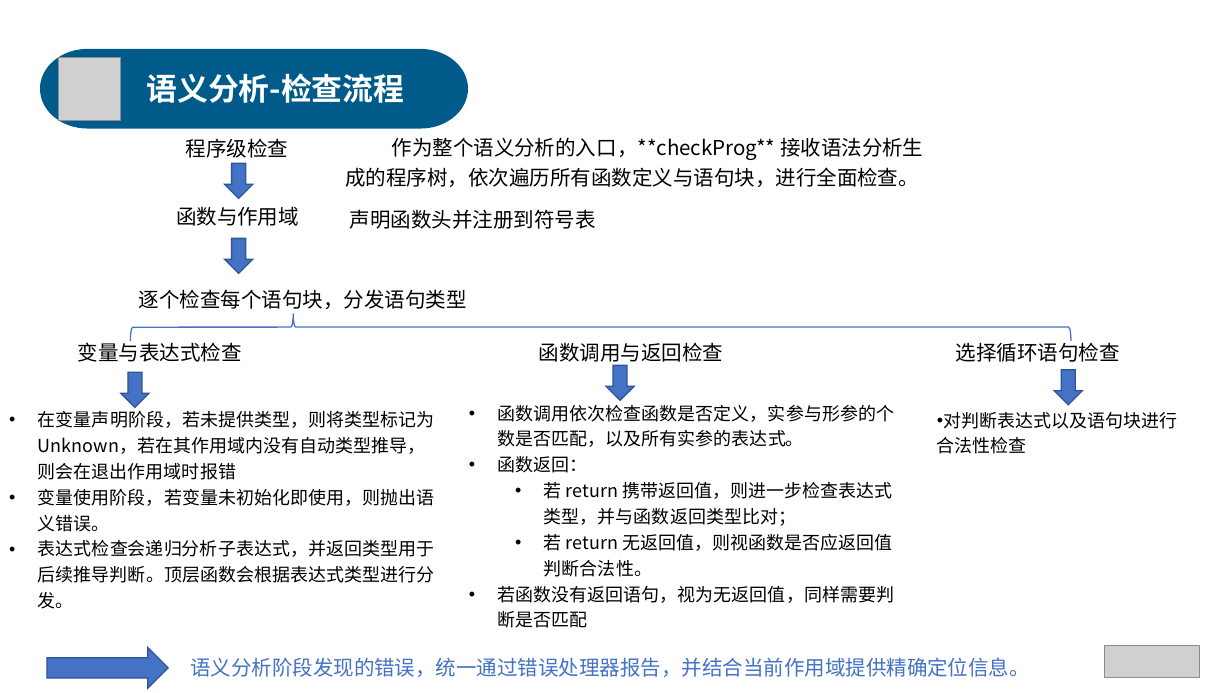
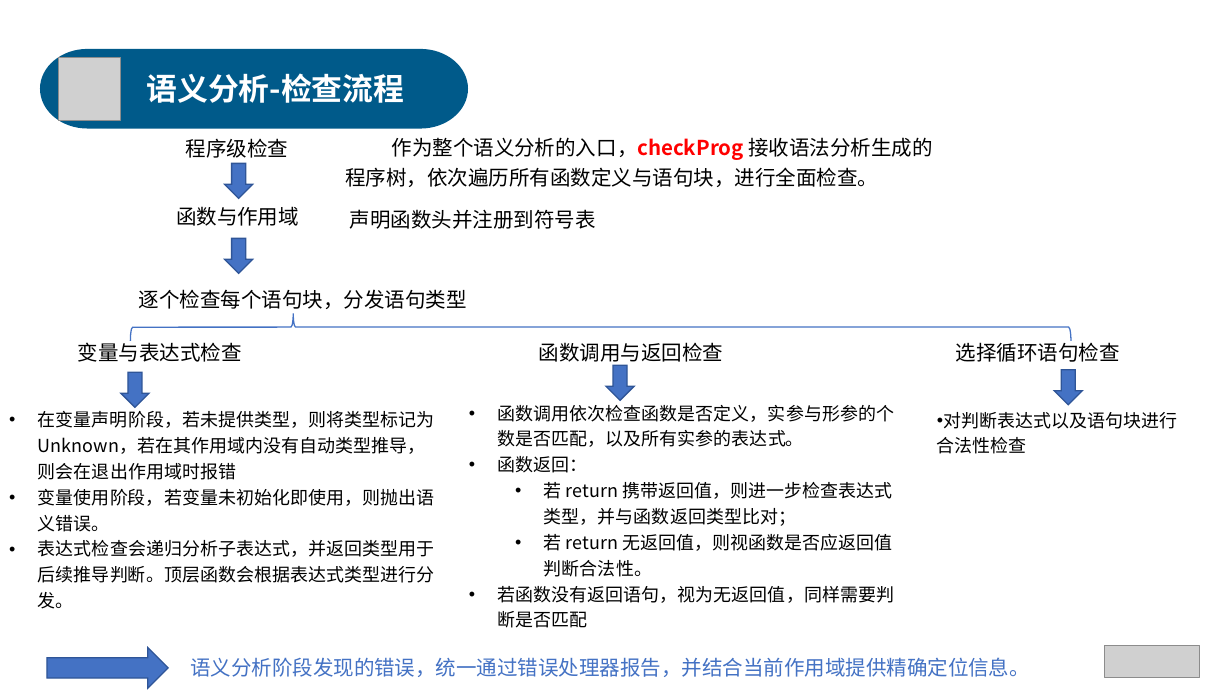
Before and after one commit to anxi710/compiler-principle-project, a slide deck: slide 28 of report/compiler_ppt.pptx. Drawn at 1232x693 pixels with LibreOffice and Linux fonts; fonts in the diff are those of the drawing; grey boxes stand for pictures. Boxes give left, top, right and bottom in pixels: in the first picture for what was removed or moved away, otherwise in the second. Text is boxed around its words. In the diff, an @@ line names an element or a change of style, - is before the commit and + after.

Commit message:
ppt for IR

```diff
--- a/report/compiler_ppt.pptx
+++ b/report/compiler_ppt.pptx
@@ text at bbox=[346, 137, 932, 187]: text changed @@
-作为整个语义分析的入口，**checkProg** 接收语法分析生成的程序树，依次遍历所有函数定义与语句块，进行全面检查。
+作为整个语义分析的入口，checkProg 接收语法分析生成的程序树，依次遍历所有函数定义与语句块，进行全面检查。
```
Also in this commit, not shown: 9 other slides changed, 3 slides added, 2 slides removed.
